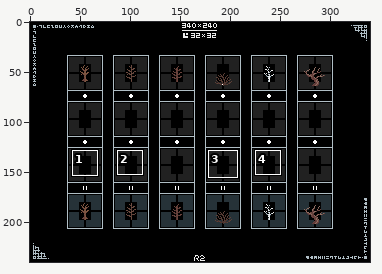
A pixel-art file gets an edit: works/pixel_dailies/pixel_dailies_20210902_set_of_trees_v2.aseprite. Above: a wide view before the commit, with the close-up outlined.
Close-up. The starting point:
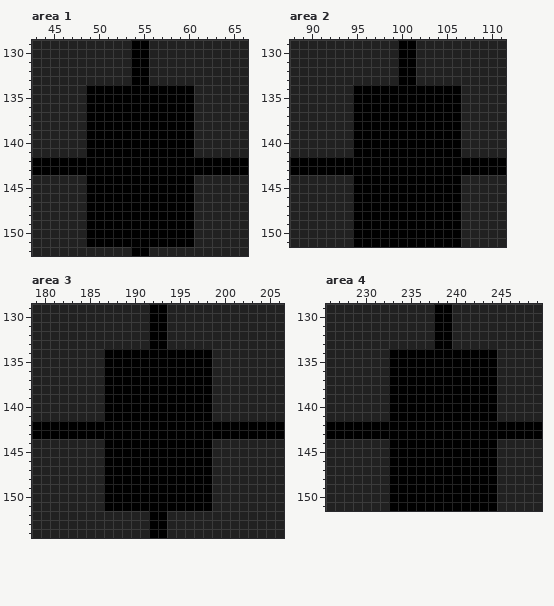
340x240 pixels, 1 frame. Shown: area 1: x 43..66, y 129..152; area 2: x 88..111, y 129..151; area 3: x 179..206, y 129..154; area 4: x 226..249, y 129..151. The commit also changed other parts of the picture, which this record leaves out.
Once edited:
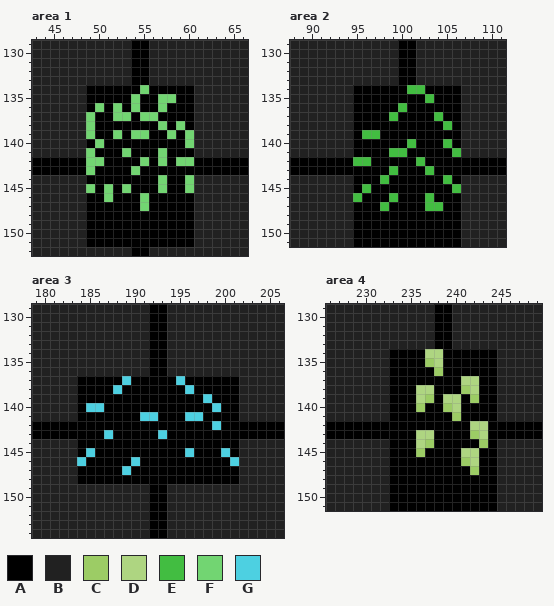
Palette (. is transparent): A #000000  B #212121  C #9ccc65  D #aed581  E #42bd41  F #72d572  G #4dd0e1
Changes in this commit:
layer "leaf_1" now shown
Changed rows in their new state; - is an unchanged pixel.
Area 1, layer "leaf_1":
first column x 49:
134 ------F-----
135 -----F--FF--
136 -F-F-F--F---
137 F--FF-FF----
138 F-------F-F-
139 F--F-FF--F-F
140 -F---------F
141 F---F---F---
142 FF----F-F-FF
143 F----F------
144 --------F--F
145 F-F-F---F--F
146 --F---F-----
147 ------F-----
Area 2, layer "leaf_1":
first column x 95:
134 ------EE----
135 --------E---
136 -----E------
137 ----E----E--
138 ----------E-
139 -EE---------
140 ------E---E-
141 ----EE-----E
142 EE-----E----
143 ----E---E---
144 ---E------E-
145 -E---------E
146 E---E---E---
147 ---E----EE--
Area 3, layers "leaf_1", "bg":
first column x 184:
134 ---BBBBB--BBBBB---
135 ---BBBBB--BBBBB---
136 ---BBBBB--BBBBB---
137 AAA--G-----G---AAA
138 AAA-G-------G--AAA
139 AAA-----------GAAA
140 AGG------------GAA
141 AAA----GG---GG-AAA
142 ---------------G--
143 ---G-----G--------
144 AAA------------AAA
145 AGA---------G--AGA
146 GAA---G--------AAG
147 AAA--G---------AAA
148 AAA------------AAA
149 ---BBBBB--BBBBB---
150 ---BBBBB--BBBBB---
151 ---BBBBB--BBBBB---
Area 4, layer "leaf_1":
first column x 236:
134 -DD-----
135 -CD-----
136 --C-----
137 -----DD-
138 DD---CD-
139 DC-DD-C-
140 C--CD---
141 ----C---
142 ------DD
143 DD----CD
144 DC-----C
145 C----DD-
146 -----CD-
147 ------C-
Boxes around the changes in both close-ups, in picture pixels (x1, y1, x2, y2):
changed: (86, 85, 194, 211)
changed: (353, 85, 461, 211)
changed: (77, 349, 239, 511)
changed: (416, 349, 488, 475)
